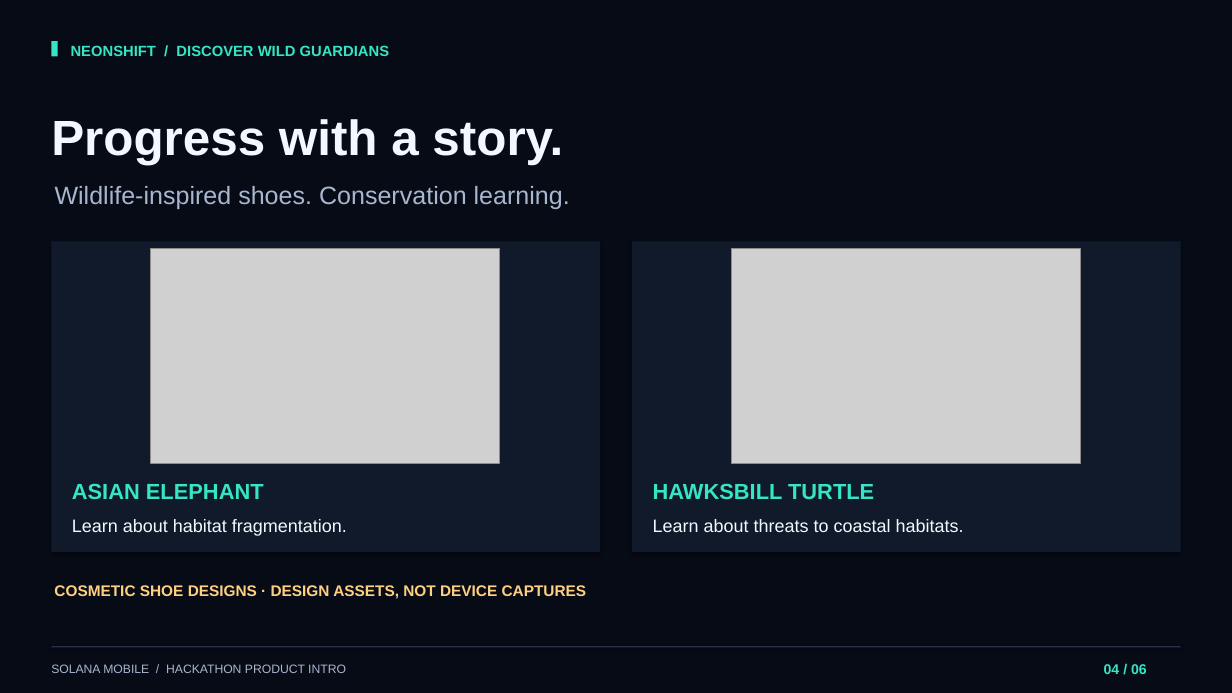
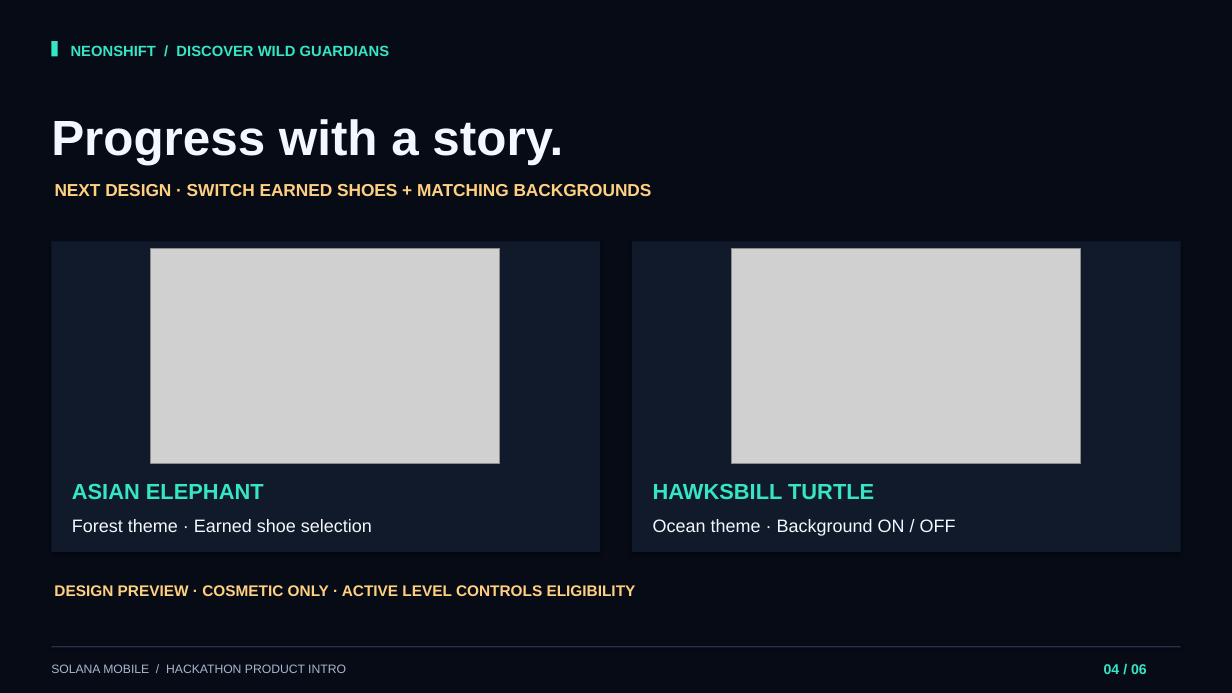
Before and after one commit to stan0714/neonshift, a slide deck: slide 4 of output/hackathon-flexclip-en/NeonShift_Hackathon_EN.pptx. Drawn at 1232x693 pixels with LibreOffice and Linux fonts; fonts in the diff are those of the drawing; grey boxes stand for pictures. Boxes give left, top, right and bottom in pixels: in the first picture for what was removed or moved away, otherwise in the second. Text is boxed around its words. In the diff, an @@ line names an element or a change of style, - is before the commit and + after.

```diff
--- a/output/hackathon-flexclip-en/NeonShift_Hackathon_EN.pptx
+++ b/output/hackathon-flexclip-en/NeonShift_Hackathon_EN.pptx
@@ text at <box>55,184,652,196</box>: text changed; size 19.5 to 13.5 pt; text colour #A8B6CF to #FFD080; bold on @@
-Wildlife-inspired shoes. Conservation learning.
+NEXT DESIGN · SWITCH EARNED SHOES + MATCHING BACKGROUNDS
@@ text at <box>72,519,372,532</box>: text changed @@
-Learn about habitat fragmentation.
+Forest theme · Earned shoe selection
@@ text at <box>653,519,956,536</box>: text changed @@
-Learn about threats to coastal habitats.
+Ocean theme · Background ON / OFF
@@ text at <box>54,585,636,596</box>: text changed @@
-COSMETIC SHOE DESIGNS · DESIGN ASSETS, NOT DEVICE CAPTURES
+DESIGN PREVIEW · COSMETIC ONLY · ACTIVE LEVEL CONTROLS ELIGIBILITY
```
Also in this commit, not shown: 1 slide added, 1 slide removed, 36 other files.
